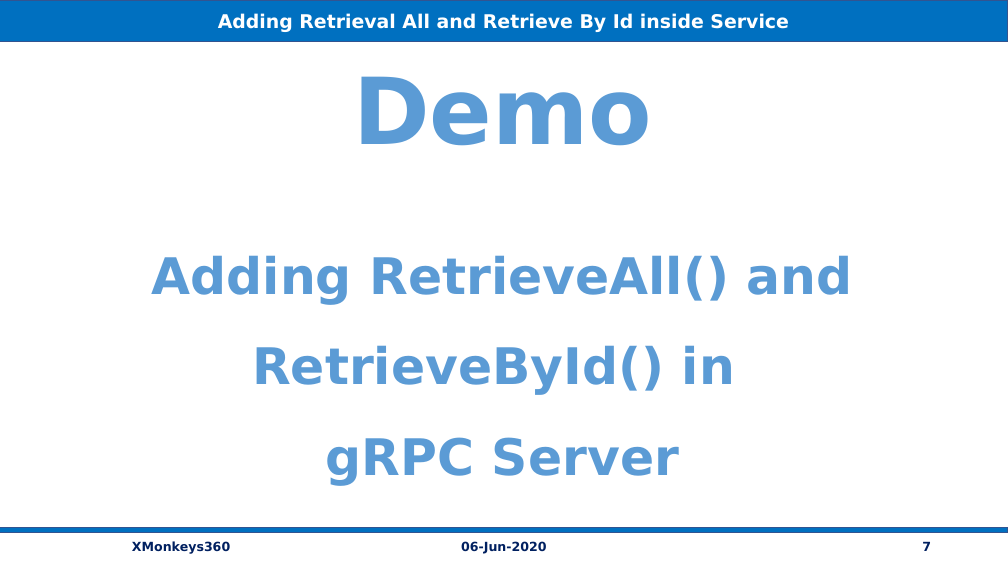
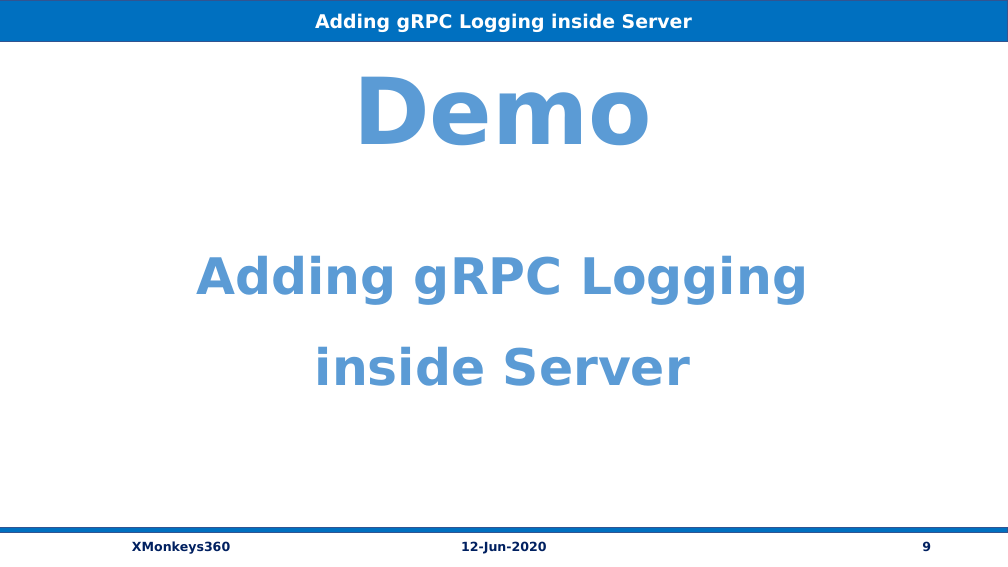
Before and after one commit to vishipayyallore/speaker_series_2021, a slide deck: slide 9 of XMonkeys360/gRPC_Session4_12Jun2020/Documentation/gRPC_Service_Logging_ErrorHandling.pptx (slide 7 before the commit). Drawn at 1008x567 pixels with LibreOffice and Linux fonts; fonts in the diff are those of the drawing. Boxes give left, top, right and bottom in pixels: in the first picture for what was removed or moved away, otherwise in the second. Text is boxed around its words. In the diff, an @@ line names an element or a change of style, - is before the commit and + after.

```diff
--- a/XMonkeys360/gRPC_Session4_12Jun2020/Documentation/gRPC_Service_Logging_ErrorHandling.pptx
+++ b/XMonkeys360/gRPC_Session4_12Jun2020/Documentation/gRPC_Service_Logging_ErrorHandling.pptx
@@ text in rectangle at (x1=315, y1=13, x2=692, y2=32): text changed @@
-Adding Retrieval All and Retrieve By Id inside Service
+Adding gRPC Logging inside Server
@@ text "Demo" moved from (x1=152, y1=76, x2=853, y2=486) to (x1=196, y1=76, x2=808, y2=386) @@
@@ text at (x1=196, y1=255, x2=808, y2=386): text changed @@
-Adding RetrieveAll() and
-RetrieveById() in
-gRPC Server
+Adding gRPC Logging
+inside Server
@@ text at (x1=461, y1=541, x2=547, y2=554): text changed @@
-06-Jun-2020
+12-Jun-2020
@@ page number at (x1=922, y1=541, x2=931, y2=551): text changed @@
-7
+9
```
Also in this commit, not shown: 11 other slides changed, 1 slide added, 3 slides removed, 6 other files.
